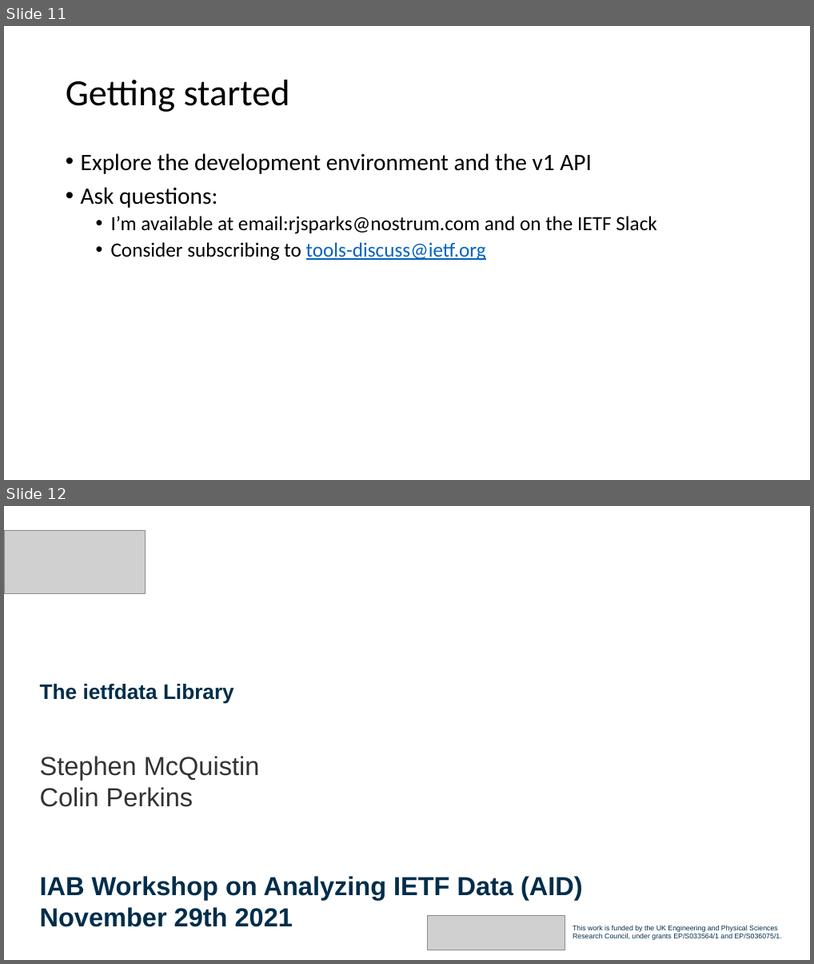
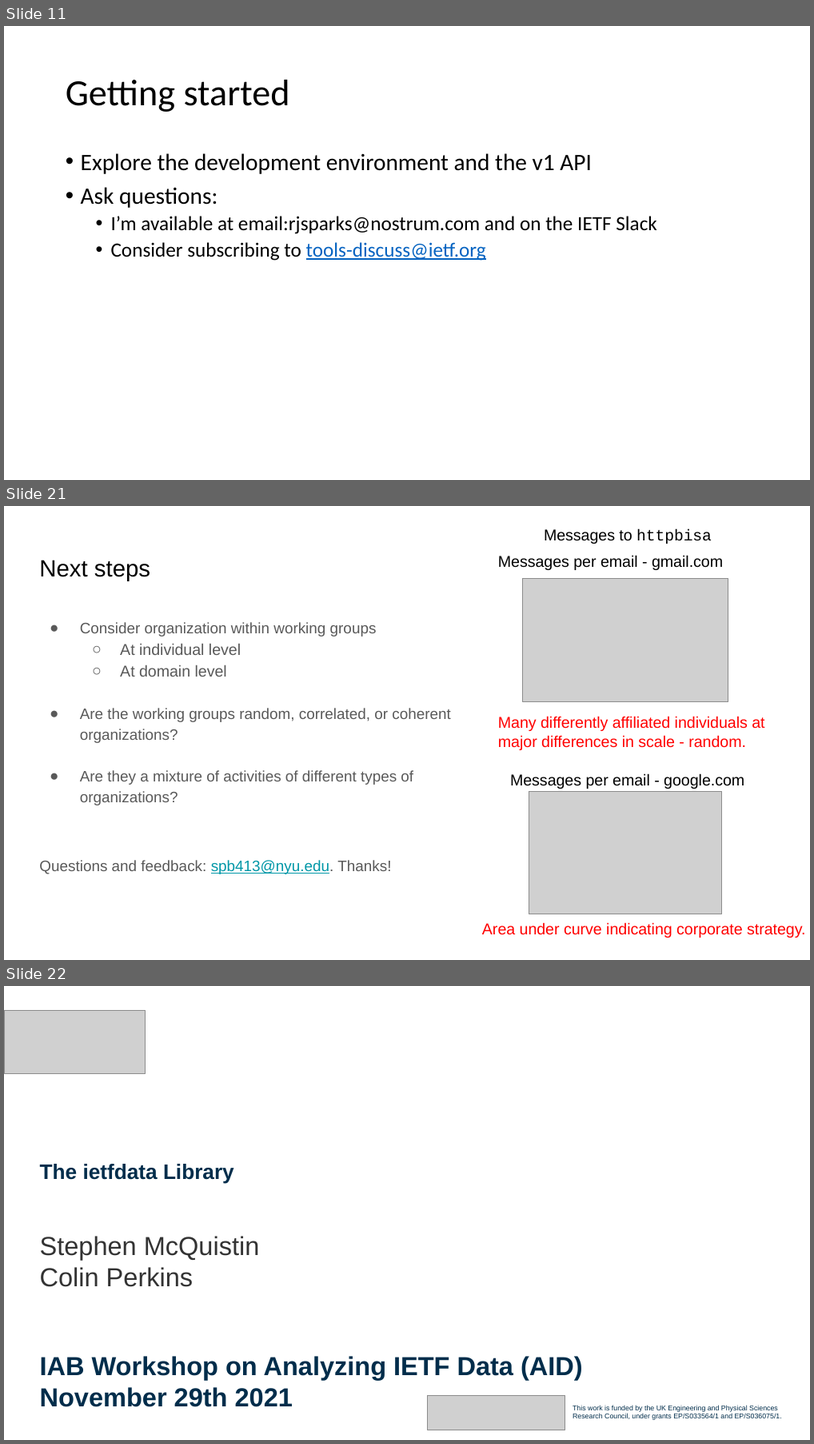
Before and after one commit to intarchboard/workshop-aid, a slide deck: slides/session1-tools/aid-session1-all.pptx. Shown one above the other, each under a label of ours: slides 11 and 12 before the commit, slides 11, 21 and 22 after it; the slides between them are not shown. The pictures are 814x964 and 814x1444 pixels, drawn with LibreOffice and Linux fonts; fonts in the diff are those of the drawing; grey boxes stand for pictures. Boxes give left, top, right and bottom in pixels: in the first picture for what was removed or moved away, otherwise in the second. Text is boxed around its words. In the diff, an @@ line names an element or a change of style, - is before the commit and + after.

```diff
--- a/slides/session1-tools/aid-session1-all.pptx
+++ b/slides/session1-tools/aid-session1-all.pptx
@@ slide 21 added at (4,506,810,960), background #FFFFFF @@
@@ text added at (544,529,712,544), 18.7 pt, text #000000 @@
+Messages to httpbisa
@@ title added at (39,560,150,581), 28 pt, text #000000 @@
+Next steps
@@ text added at (498,555,723,570), 18.7 pt, text #000000 @@
+Messages per email - gmail.com
@@ picture added at (523,579,729,701) @@
@@ text added at (39,622,451,874), 18 pt, text #595959 @@
+● Consider organization within working groups
+  ○ At individual level
+  ○ At domain level
+● Are the working groups random, correlated, or coherent organizations?
+● Are they a mixture of activities of different types of organizations?
+Questions and feedback: spb413@nyu.edu. Thanks!
@@ text added at (498,716,765,750), 18.7 pt, text #FF0000 @@
+Many differently affiliated individuals at major differences in scale - random.
@@ text added at (510,773,745,788), 18.7 pt, text #000000 @@
+Messages per email - google.com
@@ picture added at (529,791,722,914) @@
@@ text added at (482,922,806,937), 18.7 pt, text #FF0000 @@
+Area under curve indicating corporate strategy.
@@ what was slide 12 is now slide 22 @@
```
Also in this commit, not shown: 9 other slides added, 1 other file.
